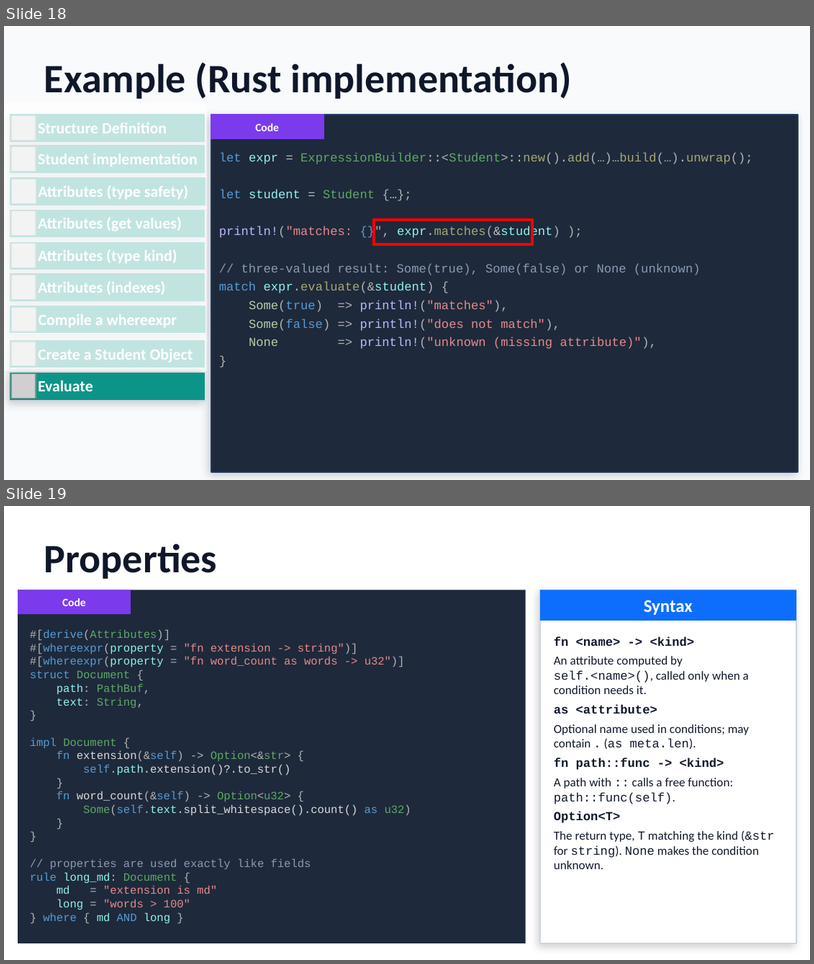
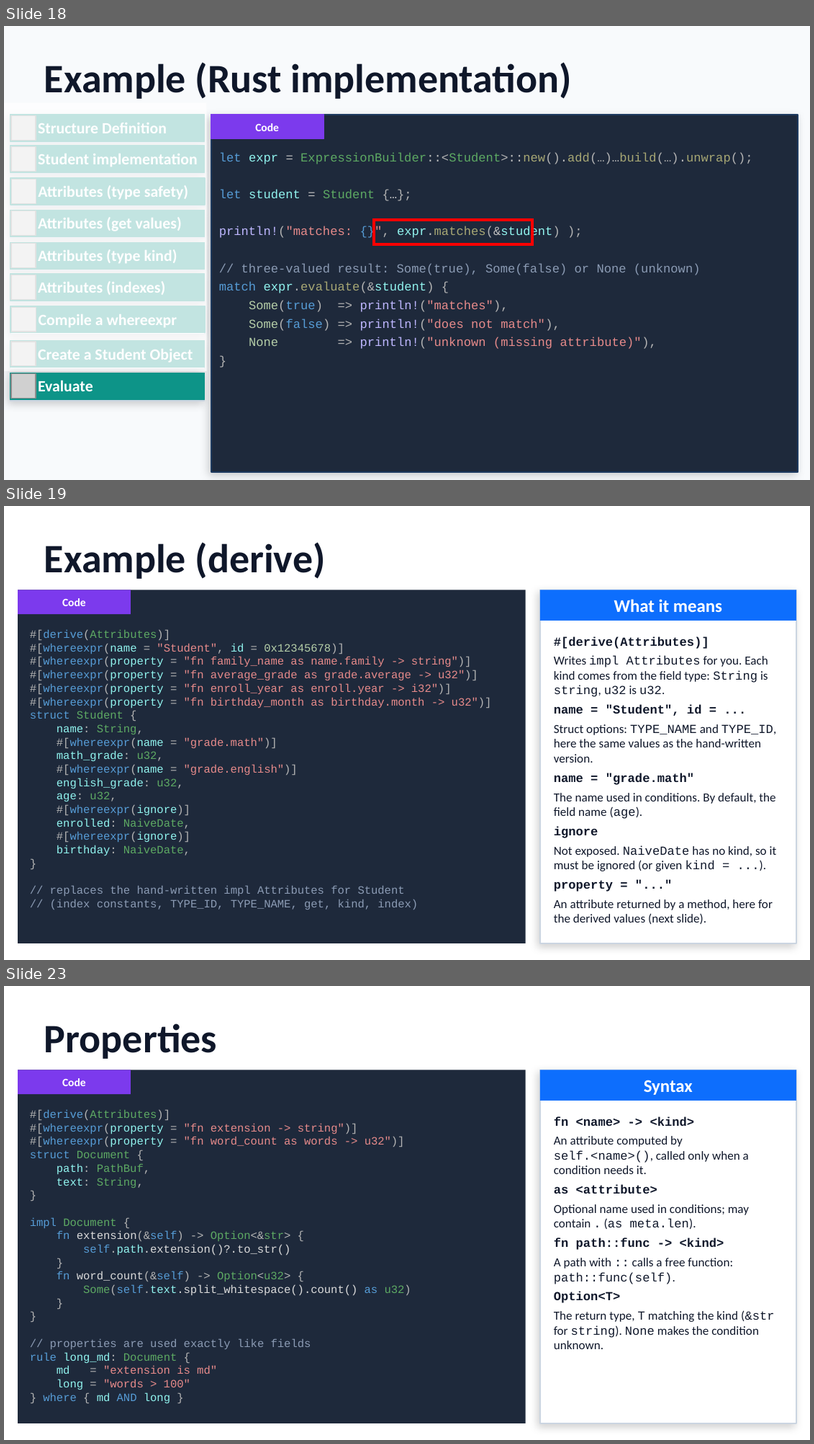
Before and after one commit to gdt050579/whereexpr, a slide deck: whereexpr.pptx. Shown one above the other, each under a label of ours: slides 18 and 19 before the commit, slides 18, 19 and 23 after it; the slides between them are not shown. The pictures are 814x964 and 814x1444 pixels, drawn with LibreOffice and Linux fonts; fonts in the diff are those of the drawing; grey boxes stand for pictures. Boxes give left, top, right and bottom in pixels: in the first picture for what was removed or moved away, otherwise in the second. Text is boxed around its words. In the diff, an @@ line names an element or a change of style, - is before the commit and + after.

Commit message:
PPTx

```diff
--- a/whereexpr.pptx
+++ b/whereexpr.pptx
@@ slide 19 added at [4,506,810,960], background #FFFFFF @@
@@ text added at [44,542,326,579], 36 pt, text #0F172A, bold @@
+Example (derive)
@@ rectangle added at [18,590,526,943], fill #1E293B @@
@@ rectangle added at [18,590,131,614], fill #7C3AED @@
@@ rectangle added at [540,590,797,943], fill #FFFFFF, outline #CBD5E1 1 pt @@
@@ rectangle added at [540,590,797,620], fill #0D6EFD @@
@@ text added at [62,598,86,606], 10 pt, text #FFFFFF, bold @@
+Code
@@ text added at [615,599,723,612], 16 pt, text #FFFFFF, bold @@
+What it means
@@ text added at [30,630,492,909], 10 pt, text #E68A8A @@
+#[derive(Attributes)]
+#[whereexpr(name = "Student", id = 0x12345678)]
+#[whereexpr(property = "fn family_name as name.family -> string")]
+#[whereexpr(property = "fn average_grade as grade.average -> u32")]
+#[whereexpr(property = "fn enroll_year as enroll.year -> i32")]
+#[whereexpr(property = "fn birthday_month as birthday.month -> u32")]
+struct Student {
+name: String,
+#[whereexpr(name = "grade.math")]
+math_grade: u32,
+#[whereexpr(name = "grade.english")]
+english_grade: u32,
+age: u32,
+#[whereexpr(ignore)]
+enrolled: NaiveDate,
+#[whereexpr(ignore)]
+birthday: NaiveDate,
+}
+// replaces the hand-written impl Attributes for Student
+// (index constants, TYPE_ID, TYPE_NAME, get, kind, index)
@@ text added at [554,636,777,924], 11 pt, text #0F172A @@
+#[derive(Attributes)]
+Writes impl Attributes for you. Each kind comes from the field type: String is string, u32 is u32.
+name = "Student", id = ...
+Struct options: TYPE_NAME and TYPE_ID, here the same values as the hand-written version.
+name = "grade.math"
+The name used in conditions. By default, the field name (age).
+ignore
+Not exposed. NaiveDate has no kind, so it must be ignored (or given kind = ...).
+property = "..."
+An attribute returned by a method, here for the derived values (next slide).
@@ what was slide 19 is now slide 23 @@
```
Also in this commit, not shown: 1 slide changed, 3 other slides added, 1 other file.
